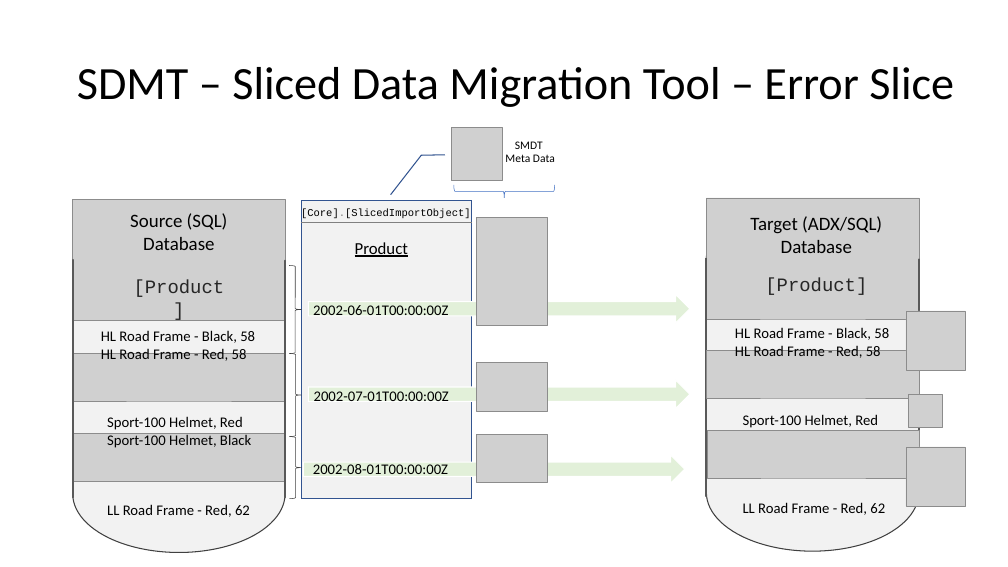
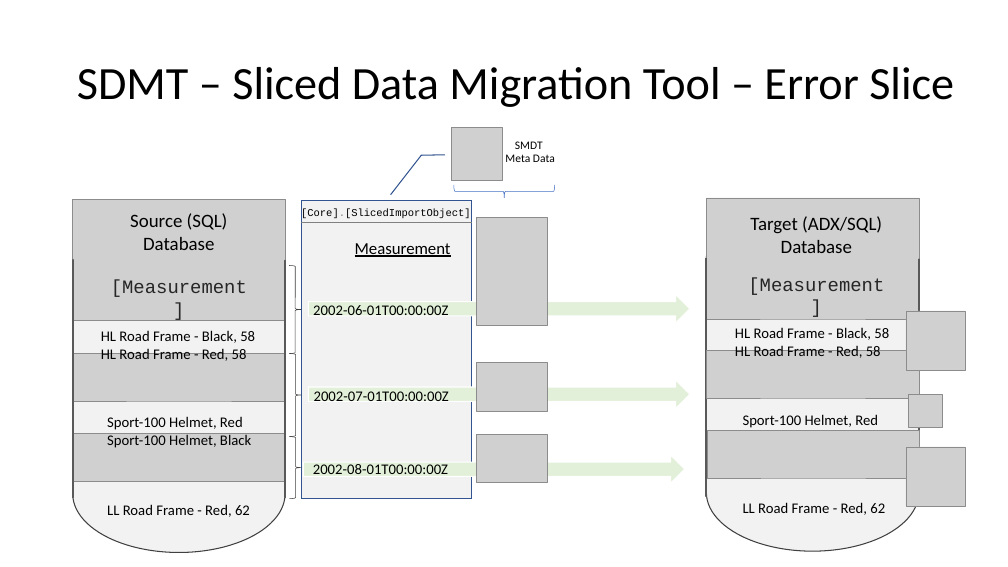
Before and after one commit to meinradweiss/SwissArmyKnife, a slide deck: slide 4 of docs/ADF_SynapsePipelines/PPT/SlicedDataMigrationToolbox.pptx (slide 3 before the commit). Drawn at 1008x567 pixels with LibreOffice and Linux fonts; fonts in the diff are those of the drawing; grey boxes stand for pictures. Boxes give left, top, right and bottom in pixels: in the first picture for what was removed or moved away, otherwise in the second. Text is boxed around its words. In the diff, an @@ line names an element or a change of style, - is before the commit and + after.

```diff
--- a/docs/ADF_SynapsePipelines/PPT/SlicedDataMigrationToolbox.pptx
+++ b/docs/ADF_SynapsePipelines/PPT/SlicedDataMigrationToolbox.pptx
@@ text "Source (SQL) Database": place and size @@
-text "Source (SQL) Database" at <box>130,213,228,297</box>
+text "Source (SQL) Database" at <box>111,213,247,297</box>
@@ text at <box>355,243,451,257</box>: text changed @@
-Product
+Measurement
@@ text at <box>111,280,247,297</box>: text changed @@
-[Product]
+[Measurement]
@@ text at <box>748,277,884,295</box>: text changed @@
-[Product]
+[Measurement]
```
Also in this commit, not shown: 2 other slides changed, 7 slides added, 8 other files.
